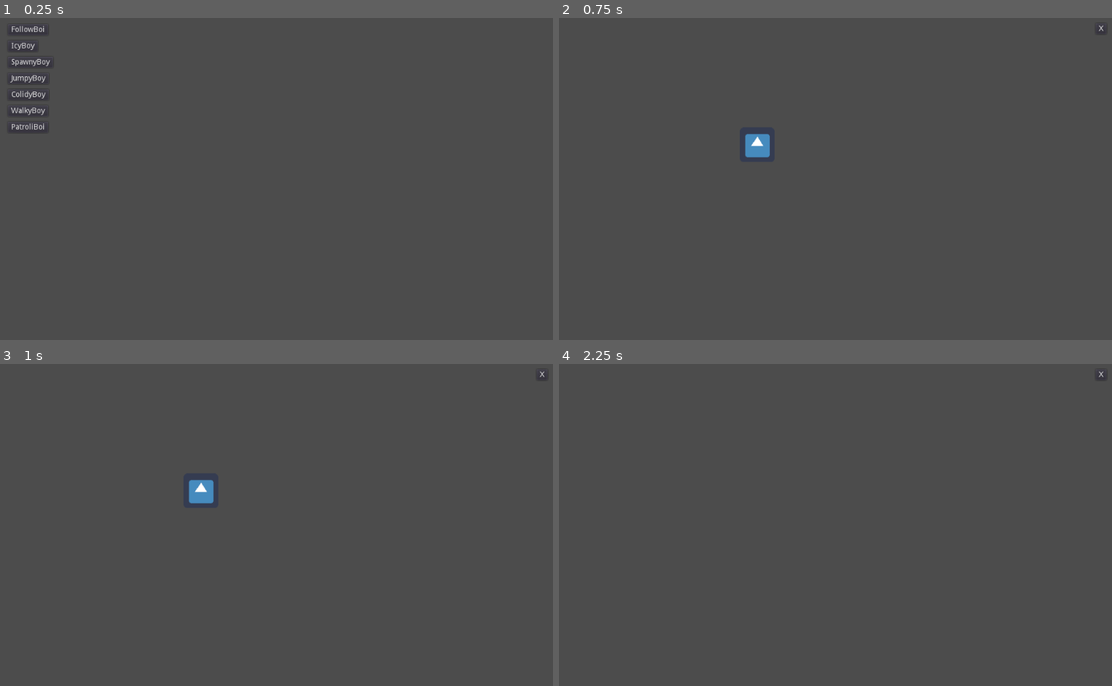
Above: before the commit, frames 1-4 (two rows, left to right).
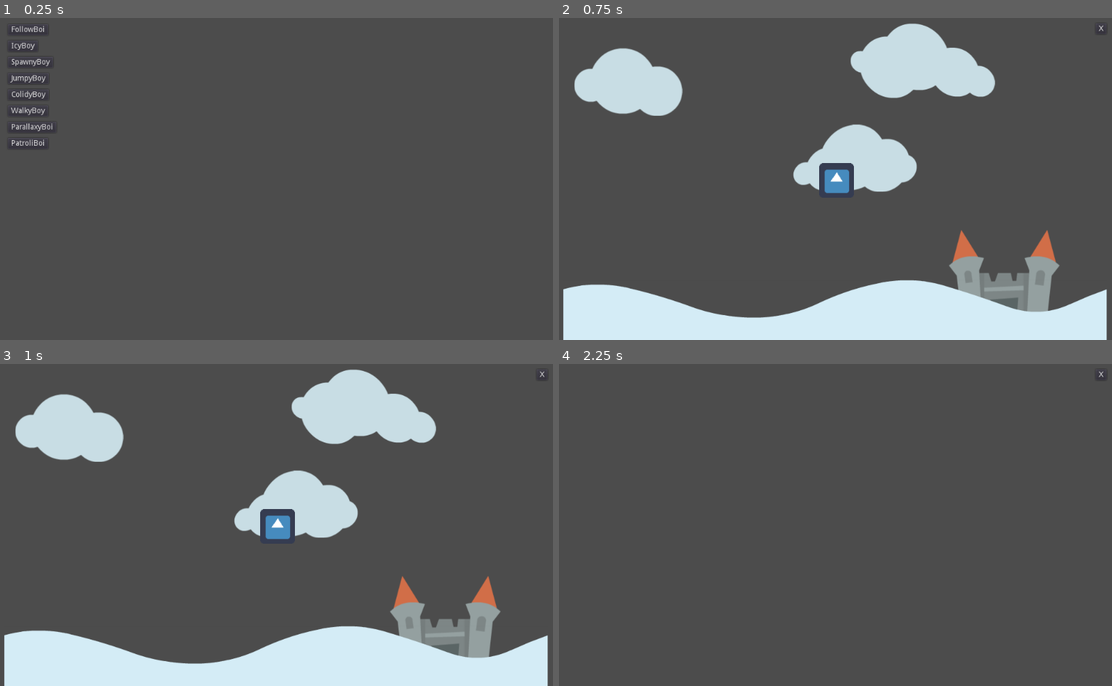
Above: after the commit, the same moments.

Repository: Rosthouse/GodotTest
Game: Godot game, scene res://Main.tscn
Two runs of this game, one before a commit and one after it. Both use one fixed random seed, a clock stepped at 60 frames per second and the inputs below. The engine's default icon, where the game draws it, is replaced by a stand-in: a white triangle on a blue panel in a dark square.
Inputs (mouse positions are in pixels of both pictures, inside the frame that each line leads up to):
- Up to frame 1 (0.25 s): no input
- Up to frame 2 (0.75 s): click (592, 127) at 0.5 s, where only the run after the commit has a clickable "ParallaxyBoi"
- Up to frame 3 (1 s): no input
- Up to frame 4 (2.25 s): click "X" at 1.25 s; click "FollowBoi" at 2 s

The runs differ from the first frame. In frame 1, 0.1% of the frame differs, in the area x 1-10%, y 32-41%; in frame 2, 26%; in frame 3, 26%, in the area x 0-100%, y 1-100%; in frame 4, nothing differs.

Commit message:
Change: Adding parallax examplChange: Adding parallax examplee

Diff:
--- /dev/null
+++ b/Assets/bg_tiles.tres
@@ -0,0 +1,3 @@
+[gd_resource type="TileSet" format=2]
+
+[resource]
--- /dev/null
+++ b/Body1.gd
@@ -0,0 +1,12 @@
+extends Sprite
+
+export var distance_threshold: float = 0
+onready var parent: Node2D = get_parent()
+
+func _process(delta: float) -> void:
+	var parent_world_pos: Vector2 = parent.global_position
+	if parent_world_pos.distance_squared_to(self.global_position) < pow(distance_threshold, 2):
+		return
+
+	var direction: Vector2 = self.global_position.direction_to(parent_world_pos)
+	self.global_position += direction
--- a/Scenes/Boy.gd
+++ b/Scenes/Boy.gd
@@ -1,4 +1,5 @@
 extends Sprite
+class_name AcceleratingSprite
 
 export var acceleration: float = 0
 export var max_velocity: float = 0
--- a/Scenes/FollowBoi.tscn
+++ b/Scenes/FollowBoi.tscn
@@ -3,3 +3,4 @@
 [node name="FollowBoi" type="Node2D"]
 
 [node name="Sprite" type="Sprite" parent="."]
+position = Vector2( 384.142, 247.187 )
--- /dev/null
+++ b/Scenes/ParallaxyBoi.gd
@@ -0,0 +1,9 @@
+extends Node2D
+
+export var speed: float = 0
+onready var pbg: ParallaxBackground = $ParallaxBackground
+
+func _process(delta) -> void:
+	var movement: int = int( Input.is_action_pressed("ui_right")) - int(Input.is_action_pressed("ui_left"))
+	pbg.scroll_offset += Vector2(movement, 0) * speed * delta
+	print("Mov: " + String(pbg.scroll_offset))
--- /dev/null
+++ b/Scenes/ParallaxyBoi.tscn
@@ -0,0 +1,48 @@
+[gd_scene load_steps=8 format=2]
+
+[ext_resource path="res://Scenes/ParallaxyBoi.gd" type="Script" id=1]
+[ext_resource path="res://Assets/Background/cloud2.png" type="Texture" id=2]
+[ext_resource path="res://Assets/Background/cloud4.png" type="Texture" id=3]
+[ext_resource path="res://Assets/Background/cloud6.png" type="Texture" id=4]
+[ext_resource path="res://Assets/Background/castle_grey.png" type="Texture" id=5]
+[ext_resource path="res://Assets/Background/hills1.png" type="Texture" id=6]
+[ext_resource path="res://icon.png" type="Texture" id=7]
+
+[node name="ParallaxyBoi" type="Node2D"]
+script = ExtResource( 1 )
+speed = 100.0
+
+[node name="ParallaxBackground" type="ParallaxBackground" parent="."]
+scroll_ignore_camera_zoom = true
+
+[node name="Clouds" type="ParallaxLayer" parent="ParallaxBackground"]
+motion_scale = Vector2( 0.1, 1 )
+
+[node name="cloud2" type="Sprite" parent="ParallaxBackground/Clouds"]
+position = Vector2( 134.05, 123.85 )
+texture = ExtResource( 2 )
+
+[node name="cloud4" type="Sprite" parent="ParallaxBackground/Clouds"]
+position = Vector2( 551.101, 264.45 )
+texture = ExtResource( 3 )
+
+[node name="cloud6" type="Sprite" parent="ParallaxBackground/Clouds"]
+position = Vector2( 675.551, 83.9501 )
+texture = ExtResource( 4 )
+
+[node name="Castle" type="ParallaxLayer" parent="ParallaxBackground"]
+motion_scale = Vector2( 0.5, 1 )
+
+[node name="castle_grey" type="Sprite" parent="ParallaxBackground/Castle"]
+position = Vector2( 825.837, 487.529 )
+texture = ExtResource( 5 )
+
+[node name="Floor" type="ParallaxLayer" parent="ParallaxBackground"]
+
+[node name="hills1" type="Sprite" parent="ParallaxBackground/Floor"]
+position = Vector2( 514.501, 553.062 )
+texture = ExtResource( 6 )
+
+[node name="icon" type="Sprite" parent="."]
+position = Vector2( 517.171, 305.385 )
+texture = ExtResource( 7 )
--- /dev/null
+++ b/SnakeyBoi.tscn
@@ -0,0 +1,20 @@
+[gd_scene load_steps=4 format=2]
+
+[ext_resource path="res://icon.png" type="Texture" id=1]
+[ext_resource path="res://icon.gd" type="Script" id=2]
+[ext_resource path="res://Body1.gd" type="Script" id=3]
+
+[node name="SnakeyBoi" type="Node2D"]
+
+[node name="SnakeHead" type="Sprite" parent="."]
+position = Vector2( 487.55, 267.371 )
+texture = ExtResource( 1 )
+script = ExtResource( 2 )
+acceleration = 50.0
+max_velocity = 20.0
+friction = 5.0
+
+[node name="Body1" type="Sprite" parent="SnakeHead"]
+texture = ExtResource( 1 )
+script = ExtResource( 3 )
+distance_threshold = 5.0
--- a/icon.gd
+++ b/icon.gd
@@ -1,12 +1 @@
-extends Sprite
-
-export var speed: int = 1
-
-func _process(delta):
-	var left: int = -1 if (Input.is_action_pressed("ui_left")) else 0
-	var right: int = 1 if (Input.is_action_pressed("ui_right")) else 0
-	var up: int = -1 if(Input.is_action_pressed("ui_up")) else 0
-	var down: int = 1 if(Input.is_action_pressed("ui_down")) else 0
-
-
-	self.position += Vector2(left + right, up + down)
+extends AcceleratingSprite
--- a/project.godot
+++ b/project.godot
@@ -9,6 +9,11 @@
 config_version=4
 
 _global_script_classes=[ {
+"base": "Sprite",
+"class": "AcceleratingSprite",
+"language": "GDScript",
+"path": "res://Scenes/Boy.gd"
+}, {
 "base": "Button",
 "class": "CloseButton",
 "language": "GDScript",
@@ -25,6 +30,7 @@
 "path": "res://addons/WAT/test/test.gd"
 } ]
 _global_script_class_icons={
+"AcceleratingSprite": "",
 "CloseButton": "",
 "SceneButton": "",
 "WATTest": ""
Binary file added: Assets/Background/castle_grey.png
Not shown, added: Assets/Background/castle_grey.png.import
Binary file added: Assets/Background/castle_wall.png
Not shown, added: Assets/Background/castle_wall.png.import
Binary file added: Assets/Background/cloud2.png
Not shown, added: Assets/Background/cloud2.png.import
Binary file added: Assets/Background/cloud4.png
Not shown, added: Assets/Background/cloud4.png.import
Binary file added: Assets/Background/cloud6.png
Not shown, added: Assets/Background/cloud6.png.import
Binary file added: Assets/Background/clouds1.png
Not shown, added: Assets/Background/clouds1.png.import
(and 16 more such lines)
